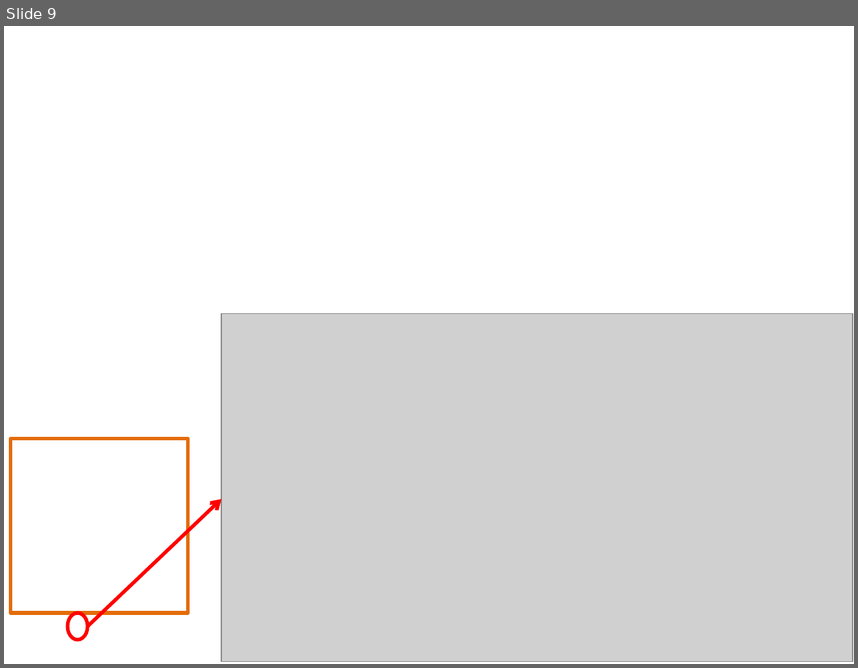
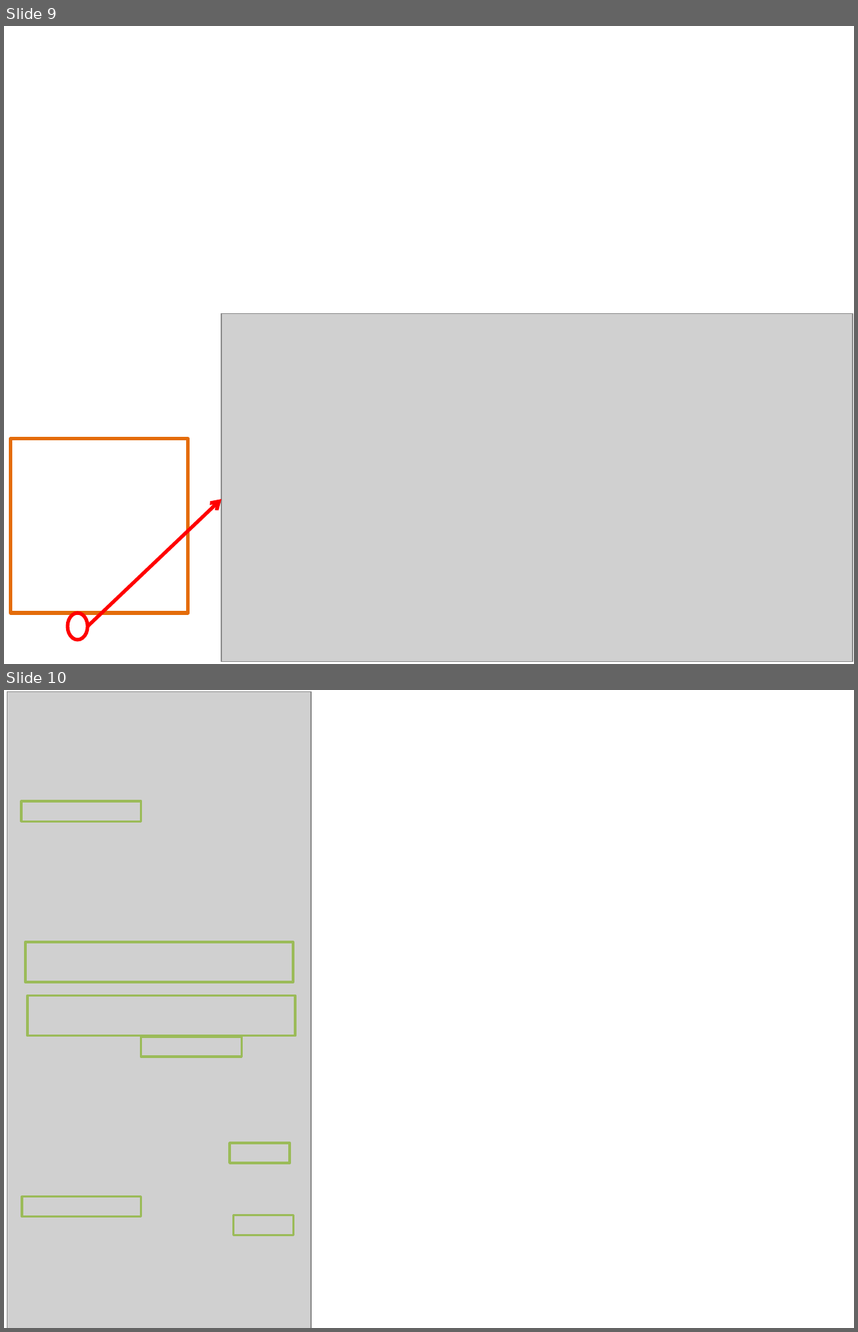
Before and after one commit to BaderLab/EM-tutorials-docker, a slide deck: notebooks/figures/figures.pptx. Shown one above the other, each under a label of ours: slide 9 before the commit, slides 9 and 10 after it. The pictures are 858x668 and 858x1332 pixels, drawn with LibreOffice and Linux fonts; fonts in the diff are those of the drawing; grey boxes stand for pictures; background and template pictures are left out. Boxes give left, top, right and bottom in pixels: in the first picture for what was removed or moved away, otherwise in the second. Text is boxed around its words. In the diff, an @@ line names an element or a change of style, - is before the commit and + after.

Commit message:
added new figures

```diff
--- a/notebooks/figures/figures.pptx
+++ b/notebooks/figures/figures.pptx
@@ slide 10 added at bbox=[4, 690, 854, 1328], background #FFFFFF @@
@@ picture added at bbox=[7, 691, 311, 1328] @@
@@ rectangle added at bbox=[21, 801, 141, 822], outline #9BBB59 2 pt @@
@@ rectangle added at bbox=[25, 942, 293, 982], outline #9BBB59 2 pt @@
@@ rectangle added at bbox=[27, 995, 296, 1035], outline #9BBB59 2 pt @@
@@ rectangle added at bbox=[141, 1037, 241, 1057], outline #9BBB59 2 pt @@
@@ rectangle added at bbox=[229, 1142, 290, 1163], outline #9BBB59 2 pt @@
@@ rectangle added at bbox=[22, 1196, 141, 1216], outline #9BBB59 2 pt @@
@@ rectangle added at bbox=[234, 1214, 294, 1235], outline #9BBB59 2 pt @@
```
Also in this commit, not shown: 1 other slide added.
